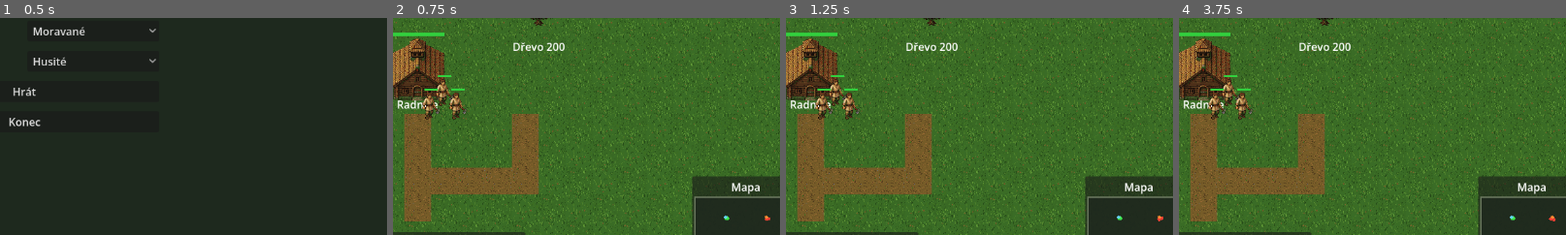
Above: before the commit, frames 1-4 (left to right).
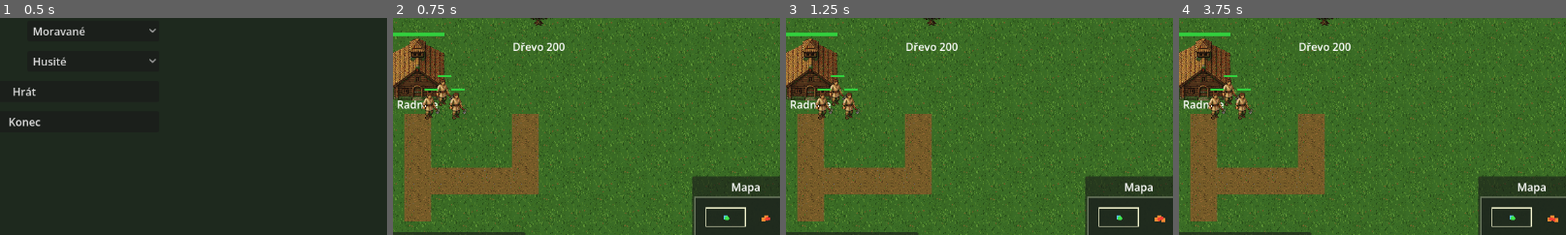
Above: after the commit, the same moments.

Repository: Kosino/ceske-srdce
Game: Godot game, scene res://scenes/ui/MainMenu.tscn
Same seed, same stepped clock (60 frames per second), same inputs: the game is played once before the commit and once after it.
Inputs:
- Up to frame 1 (0.5 s): no input
- Up to frame 2 (0.75 s): click "Hrát" at 0.5 s
- Up to frame 3 (1.25 s): no input
- Up to frame 4 (3.75 s): click "Výzkum: Přemyslovci" at 1.25 s; click "Stop" at 2 s; click "Řada" at 2.75 s; click "Rozptyl" at 3.5 s
The pictures show only the part of the screen within x 47-97%, y 37-87%; the shares and areas given below are measured in that part.

Frame 1 is identical in both runs. In frame 2, 0.3% of the frame differs, in the area x 80-97%, y 87-97%; in frame 3, 0.3%, in the area x 80-98%, y 87-97%; in frame 4, 0.3%.

Commit message:
Fáze 3: camera edge/zoom clamp + interactive minimap
WASD/edge 20px, zoom 0.6–1.5, map clamp; minimap LMB/RMB + markers/frame;
wider victory buttons; Fáze 3 marked complete.

Co-authored-by: Kosino <Kosino@users.noreply.github.com>

Diff:
--- a/scripts/camera/RTSCamera.gd
+++ b/scripts/camera/RTSCamera.gd
@@ -1,15 +1,21 @@
 extends Camera2D
+class_name RTSCamera
+## WASD/arrows + edge scroll (20 px) + wheel zoom 0.6–1.5, clamped to map.
+
 
 @export var pan_speed: float = 500.0
-@export var edge_margin: float = 16.0
+@export var edge_margin: float = 20.0
 @export var zoom_step: float = 0.1
-@export var min_zoom: float = 0.4
-@export var max_zoom: float = 2.0
+@export var min_zoom: float = 0.6
+@export var max_zoom: float = 1.5
 @export var map_rect: Rect2 = Rect2(0, 0, 3000, 3000)
 
+
 func _ready() -> void:
+	add_to_group("rts_camera")
 	make_current()
 	_clamp_to_map()
+
 
 func _process(delta: float) -> void:
 	var direction := Input.get_vector("camera_left", "camera_right", "camera_up", "camera_down")
@@ -18,12 +24,14 @@
 		position += direction.normalized() * pan_speed * delta / zoom.x
 	_clamp_to_map()
 
+
 func _unhandled_input(event: InputEvent) -> void:
 	if event is InputEventMouseButton and event.pressed:
 		if event.button_index == MOUSE_BUTTON_WHEEL_UP:
-			_set_zoom(zoom.x + zoom_step)
+			set_zoom_clamped(zoom.x + zoom_step)
 		elif event.button_index == MOUSE_BUTTON_WHEEL_DOWN:
-			_set_zoom(zoom.x - zoom_step)
+			set_zoom_clamped(zoom.x - zoom_step)
+
 
 func _edge_direction() -> Vector2:
 	var viewport := get_viewport()
@@ -44,17 +52,38 @@
 		direction.y += 1.0
 	return direction
 
-func _set_zoom(value: float) -> void:
+
+func set_zoom_clamped(value: float) -> void:
 	zoom = Vector2.ONE * clampf(value, min_zoom, max_zoom)
 	_clamp_to_map()
 
-func _clamp_to_map() -> void:
+
+func center_at(world_pos: Vector2) -> void:
+	position = world_pos
+	_clamp_to_map()
+
+
+func view_half_extents() -> Vector2:
 	var viewport := get_viewport()
 	if viewport == null:
-		return
-	var half := viewport.get_visible_rect().size / zoom * 0.5
+		return Vector2.ZERO
+	return viewport.get_visible_rect().size / zoom * 0.5
+
+
+func visible_world_rect() -> Rect2:
+	var half := view_half_extents()
+	return Rect2(position - half, half * 2.0)
+
+
+func _clamp_to_map() -> void:
+	var half := view_half_extents()
 	position.x = _clamp_axis(position.x, map_rect.position.x, map_rect.end.x, half.x)
 	position.y = _clamp_axis(position.y, map_rect.position.y, map_rect.end.y, half.y)
+
+
+func clamp_position_now() -> void:
+	_clamp_to_map()
+
 
 func _clamp_axis(value: float, bound_min: float, bound_max: float, half_view: float) -> float:
 	var min_center := bound_min + half_view
--- a/scripts/game/VictoryController.gd
+++ b/scripts/game/VictoryController.gd
@@ -109,10 +109,10 @@
 
 	var panel := PanelContainer.new()
 	panel.set_anchors_preset(Control.PRESET_CENTER)
-	panel.offset_left = -180.0
-	panel.offset_top = -120.0
-	panel.offset_right = 180.0
-	panel.offset_bottom = 120.0
+	panel.offset_left = -220.0
+	panel.offset_top = -130.0
+	panel.offset_right = 220.0
+	panel.offset_bottom = 130.0
 	_overlay.add_child(panel)
 
 	var margin := MarginContainer.new()
@@ -140,19 +140,21 @@
 	vbox.add_child(_time_label)
 
 	var row := HBoxContainer.new()
-	row.add_theme_constant_override("separation", 10)
+	row.add_theme_constant_override("separation", 16)
 	row.alignment = BoxContainer.ALIGNMENT_CENTER
 	vbox.add_child(row)
 
 	var again := Button.new()
 	again.name = "AgainButton"
 	again.text = "Znovu"
+	again.custom_minimum_size = Vector2(140, 36)
 	again.pressed.connect(_on_again_pressed)
 	row.add_child(again)
 
 	var menu := Button.new()
 	menu.name = "MenuButton"
 	menu.text = "Hlavní menu"
+	menu.custom_minimum_size = Vector2(140, 36)
 	menu.pressed.connect(_on_menu_pressed)
 	row.add_child(menu)
 
--- a/scripts/map/Map.gd
+++ b/scripts/map/Map.gd
@@ -46,10 +46,13 @@
 		await _run_hud_layout_smoke()
 		await _run_victory_smoke()
 		await _run_defeat_smoke()
+		await _run_camera_minimap_smoke()
 	elif not Engine.is_editor_hint() and OS.get_cmdline_user_args().has("--hud-shot"):
 		await prepare_hud_screenshot()
 	elif not Engine.is_editor_hint() and OS.get_cmdline_user_args().has("--victory-shot"):
 		await prepare_victory_screenshot()
+	elif not Engine.is_editor_hint() and OS.get_cmdline_user_args().has("--camera-shot"):
+		await prepare_camera_minimap_screenshot()
 	elif not Engine.is_editor_hint() and OS.get_cmdline_user_args().has("--formation-shot"):
 		await prepare_formation_screenshot()
 	elif not Engine.is_editor_hint() and OS.get_cmdline_user_args().has("--ai-shot"):
@@ -57,6 +60,26 @@
 	else:
 		await _sample_windowed_fps()
 	NotificationManager.show_message("Start: Radnice + vesničané + zdroje. F3 debug.")
+
+
+## Camera moved + minimap frame visible (feature in action).
+func prepare_camera_minimap_screenshot() -> void:
+	DisplayServer.window_set_size(Vector2i(1280, 720))
+	var debug := get_node_or_null("DebugPanel")
+	if debug:
+		debug.visible = false
+	var cam := get_node_or_null("Camera2D") as RTSCamera
+	var mini := get_node_or_null("UI/Minimap") as Minimap
+	await get_tree().create_timer(0.3).timeout
+	if cam:
+		cam.set_zoom_clamped(0.85)
+		cam.center_at(Vector2(1500, 1100))
+	if mini:
+		# Click-equivalent pan so the frame sits clearly elsewhere on the minimap.
+		mini.move_camera_to_minimap(Vector2(110, 95))
+	await get_tree().create_timer(0.4).timeout
+	await get_tree().process_frame
+	_save_shot("camera_minimap.png", 0)
 
 
 ## Windowed screenshot of victory overlay (enemy hall + units cleared).
@@ -847,6 +870,65 @@
 		print("[TEST] FAIL HUD layout + villager builds + DebugPanel hidden")
 
 
+## Camera clamp + zoom limits + minimap LMB → camera position.
+func _run_camera_minimap_smoke() -> void:
+	await get_tree().physics_frame
+	var cam := get_node_or_null("Camera2D") as RTSCamera
+	var mini := get_node_or_null("UI/Minimap") as Minimap
+	if cam == null or mini == null:
+		print("[TEST] FAIL camera/minimap: missing nodes")
+		return
+
+	# Zoom limits 0.6–1.5
+	cam.set_zoom_clamped(0.1)
+	var zoom_lo_ok := is_equal_approx(cam.zoom.x, cam.min_zoom) and cam.min_zoom >= 0.59
+	cam.set_zoom_clamped(9.0)
+	var zoom_hi_ok := is_equal_approx(cam.zoom.x, cam.max_zoom) and cam.max_zoom <= 1.51
+	cam.set_zoom_clamped(1.0)
+
+	# Clamp to map: push far outside, then clamp.
+	cam.position = Vector2(-5000, -5000)
+	cam.clamp_position_now()
+	var half := cam.view_half_extents()
+	var clamp_lo_ok := (
+		cam.position.x >= cam.map_rect.position.x + half.x - 0.5
+		and cam.position.y >= cam.map_rect.position.y + half.y - 0.5
+	)
+	cam.position = Vector2(9000, 9000)
+	cam.clamp_position_now()
+	half = cam.view_half_extents()
+	var clamp_hi_ok := (
+		cam.position.x <= cam.map_rect.end.x - half.x + 0.5
+		and cam.position.y <= cam.map_rect.end.y - half.y + 0.5
+	)
+
+	# Minimap click → camera near mapped world point.
+	cam.set_zoom_clamped(1.0)
+	var local := Vector2(111, 64) # ~75% x, 50% y of 148×128 draw
+	var target := mini.minimap_to_world(local)
+	mini.move_camera_to_minimap(local)
+	await get_tree().process_frame
+	var cam_ok := cam.position.distance_to(target) < 8.0
+	# Re-clamp may nudge if near edges; for mid-map target should match.
+	if not cam_ok:
+		# Allow clamp-adjusted center for half-extents.
+		cam_ok = cam.position.distance_to(Vector2(
+			clampf(target.x, cam.map_rect.position.x + half.x, cam.map_rect.end.x - half.x),
+			clampf(target.y, cam.map_rect.position.y + half.y, cam.map_rect.end.y - half.y)
+		)) < 8.0
+
+	var edge_ok := is_equal_approx(cam.edge_margin, 20.0)
+	var ok := zoom_lo_ok and zoom_hi_ok and clamp_lo_ok and clamp_hi_ok and cam_ok and edge_ok
+	print(
+		"[TEST] camera zoom_lo=%s zoom_hi=%s clamp_lo=%s clamp_hi=%s minimap=%s edge=%s"
+		% [zoom_lo_ok, zoom_hi_ok, clamp_lo_ok, clamp_hi_ok, cam_ok, edge_ok]
+	)
+	if ok:
+		print("[TEST] PASS camera clamp + zoom + minimap click")
+	else:
+		print("[TEST] FAIL camera clamp + zoom + minimap click")
+
+
 ## Win = enemy hall down + no enemy units; overlay Vítězství!
 func _run_victory_smoke() -> void:
 	await get_tree().physics_frame
--- a/scripts/ui/MainMenu.gd
+++ b/scripts/ui/MainMenu.gd
@@ -35,7 +35,7 @@
 		await _capture_menu_shot()
 		return
 	# Feature screenshots that need the map.
-	for flag in ["--hud-shot", "--victory-shot", "--formation-shot", "--ai-shot"]:
+	for flag in ["--hud-shot", "--victory-shot", "--formation-shot", "--ai-shot", "--camera-shot"]:
 		if args.has(flag):
 			get_tree().change_scene_to_file(MAP_SCENE)
 			return
--- a/scripts/ui/Minimap.gd
+++ b/scripts/ui/Minimap.gd
@@ -1,9 +1,14 @@
 extends PanelContainer
 class_name Minimap
-## Bottom-right minimap placeholder — frame + unit dots.
+## Bottom-right minimap — LMB pans camera, RMB move orders, team markers + camera frame.
 
 
 const MAP_SIZE := Vector2(3000, 3000)
+const PLAYER_UNIT := Color(0.25, 0.9, 0.3)
+const ENEMY_UNIT := Color(0.95, 0.25, 0.2)
+const PLAYER_BUILD := Color(0.35, 0.75, 1.0)
+const ENEMY_BUILD := Color(1.0, 0.55, 0.2)
+const FRAME_COLOR := Color(1.0, 1.0, 0.85, 0.95)
 
 @onready var draw_area: MinimapDraw = %MinimapDraw as MinimapDraw
 
@@ -12,6 +17,8 @@
 	add_to_group("hud_minimap")
 	if draw_area:
 		draw_area.host = self
+		if not draw_area.gui_input.is_connected(_on_draw_gui_input):
+			draw_area.gui_input.connect(_on_draw_gui_input)
 
 
 func _process(_delta: float) -> void:
@@ -28,16 +35,84 @@
 	var tree := get_tree()
 	if tree == null:
 		return
-	_draw_dots(surf, tree, "player_units", Color(0.25, 0.9, 0.3), r)
-	_draw_dots(surf, tree, "enemy_units", Color(0.95, 0.25, 0.2), r)
-	_draw_dots(surf, tree, "player_town_hall", Color(0.4, 0.85, 1.0), r)
-	_draw_dots(surf, tree, "enemy_town_hall", Color(1.0, 0.55, 0.2), r)
+	_draw_building_squares(surf, tree, "player_buildings", PLAYER_BUILD, r)
+	_draw_building_squares(surf, tree, "enemy_buildings", ENEMY_BUILD, r)
+	_draw_dots(surf, tree, "player_units", PLAYER_UNIT, r)
+	_draw_dots(surf, tree, "enemy_units", ENEMY_UNIT, r)
+	_draw_camera_frame(surf, r)
 
 
 func _draw_dots(surf: Control, tree: SceneTree, group: String, color: Color, r: Vector2) -> void:
 	for n in tree.get_nodes_in_group(group):
 		if not (n is Node2D):
 			continue
-		var p: Vector2 = (n as Node2D).global_position
-		var uv := Vector2(clampf(p.x / MAP_SIZE.x, 0.0, 1.0), clampf(p.y / MAP_SIZE.y, 0.0, 1.0))
+		var uv := _world_to_uv((n as Node2D).global_position)
 		surf.draw_circle(Vector2(uv.x * r.x, uv.y * r.y), 2.5, color)
+
+
+func _draw_building_squares(surf: Control, tree: SceneTree, group: String, color: Color, r: Vector2) -> void:
+	for n in tree.get_nodes_in_group(group):
+		if not (n is Node2D):
+			continue
+		var uv := _world_to_uv((n as Node2D).global_position)
+		var c := Vector2(uv.x * r.x, uv.y * r.y)
+		surf.draw_rect(Rect2(c - Vector2(3, 3), Vector2(6, 6)), color)
+
+
+func _draw_camera_frame(surf: Control, r: Vector2) -> void:
+	var cam := get_viewport().get_camera_2d() as Camera2D
+	if cam == null:
+		return
+	var half: Vector2
+	if cam is RTSCamera:
+		half = (cam as RTSCamera).view_half_extents()
+	else:
+		half = get_viewport().get_visible_rect().size / cam.zoom * 0.5
+	var top_left := cam.global_position - half
+	var bottom_right := cam.global_position + half
+	var a := _world_to_uv(top_left)
+	var b := _world_to_uv(bottom_right)
+	var rect := Rect2(
+		Vector2(a.x * r.x, a.y * r.y),
+		Vector2((b.x - a.x) * r.x, (b.y - a.y) * r.y)
+	)
+	surf.draw_rect(rect, FRAME_COLOR, false, 1.5)
+
+
+func _world_to_uv(world: Vector2) -> Vector2:
+	return Vector2(
+		clampf(world.x / MAP_SIZE.x, 0.0, 1.0),
+		clampf(world.y / MAP_SIZE.y, 0.0, 1.0)
+	)
+
+
+func minimap_to_world(local: Vector2) -> Vector2:
+	var r := draw_area.size if draw_area else Vector2(148, 128)
+	if r.x < 1.0 or r.y < 1.0:
+		r = Vector2(148, 128)
+	var uv := Vector2(clampf(local.x / r.x, 0.0, 1.0), clampf(local.y / r.y, 0.0, 1.0))
+	return Vector2(uv.x * MAP_SIZE.x, uv.y * MAP_SIZE.y)
+
+
+func move_camera_to_minimap(local: Vector2) -> void:
+	var world := minimap_to_world(local)
+	var cam := get_viewport().get_camera_2d()
+	if cam is RTSCamera:
+		(cam as RTSCamera).center_at(world)
+	elif cam:
+		cam.global_position = world
+
+
+func issue_move_at_minimap(local: Vector2) -> void:
+	SelectionManager.issue_move(minimap_to_world(local))
+
+
+func _on_draw_gui_input(event: InputEvent) -> void:
+	if event is InputEventMouseButton and event.pressed:
+		var mb := event as InputEventMouseButton
+		if mb.button_index == MOUSE_BUTTON_LEFT:
+			move_camera_to_minimap(mb.position)
+			accept_event()
+		elif mb.button_index == MOUSE_BUTTON_RIGHT:
+			issue_move_at_minimap(mb.position)
+			accept_event()
Binary file added: docs/screenshots/camera_minimap.png
Not shown, changed: docs/DEVELOPMENT_PLAN.md
